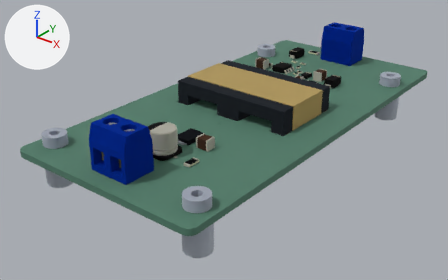
An edit to the glTF model examples/planar-flyback-5w/3d/PS-FLYBACK-5W.glb, drawn before and after from the same camera.
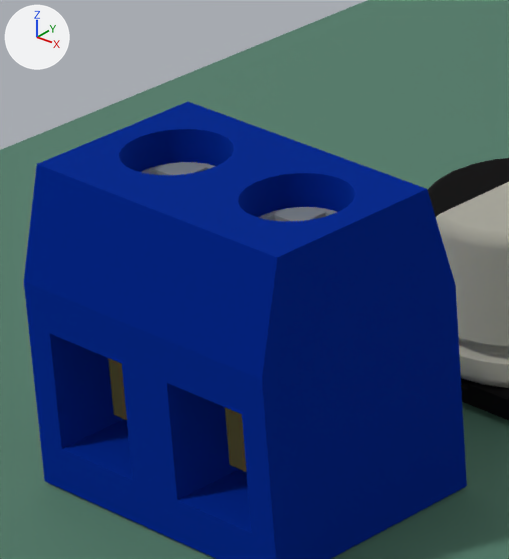
The first picture shows the older version from a 50 mm lens placed at (0.1098, -0.0656, 0.0617), pointed at (0.0219, 0.0443, -0.0064). The close-ups show the older and then the newer version on the part from 19% to 36% of the width and 35% to 65% of the height of that picture. Only the edits that show in the close-ups are written down. The lights are fixed; the arrows at upper left show +X, +Y and +Z. Where no turn or scale is listed for an object, it has been applied to the vertices.

Objects in the first close-up: '=>[0:1:1:47]', '=>[0:1:1:48]', 'contact_1', 'contact_2', 'housing', 'screw_1', 'screw_2'.
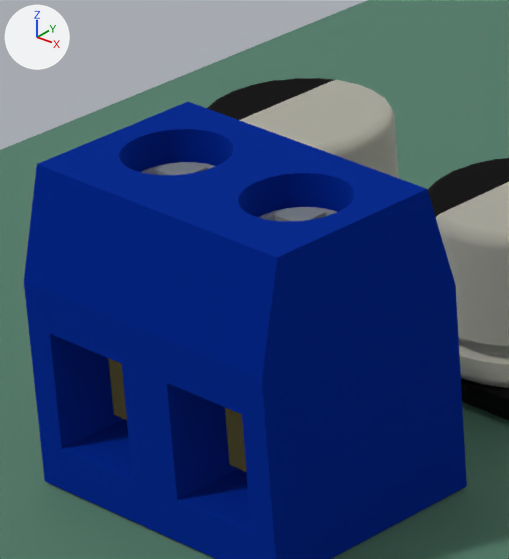
Location of each change, (x1, y1, x2, y2) in pixels of the close-ups (509 x 559 px):
'=>[0:1:1:12].001', now drawn: after (428, 158, 509, 420)
    faces in mat_mat_4 (light grey #d2d1c7): (436, 182, 509, 388)
    faces in mat_mat_5 (black #262525): (428, 158, 509, 420)
'=>[0:1:1:12]', added: after (207, 78, 399, 178)
    faces in mat_mat_4 (light grey #d2d1c7): (240, 80, 399, 178)
    faces in mat_mat_5 (black #262525): (207, 78, 333, 120)

Edits to the bpy script that builds the scene:
```text
Change mat_mat_3:
    mat_mat_3.base_color: (0.119, 0.0593, 0.038) -> (0.0031, 0.0509, 0.477)  # brown #614537 -> blue #0a40b8
Change mat_mat_4:
    mat_mat_4.base_color: (0.778, 0.77, 0.626) -> (0.645, 0.638, 0.572)  # pale yellow #e4e3cf -> light grey #d2d1c7
Change mat_mat_11:
    mat_mat_11.base_color: (0.0031, 0.0509, 0.477) -> (0.0192, 0.0185, 0.0185)  # blue #0a40b8 -> black #262525
Change me_housing:
    where me_housing.from_pydata(...)  # 124 vertices, 244 faces; spans x -0.0075..0.0025, y -0.004..0.0036, z 0.0..0.01
    remove me_housing.materials.append(mat_mat_11)  # blue #0a40b8
    add me_housing.materials.append(mat_mat_3)  # blue #0a40b8
Add me_cp_elec_63x59_1:
    me_cp_elec_63x59_1.from_pydata(...)  # 1007 vertices, 2010 faces; spans x -0.0039..0.0039, y -0.0033..0.0033, z 0.0..0.0059
    # faces by material slot: [1625, 385]
    me_cp_elec_63x59_1.materials.append(mat_mat_4)  # light grey #d2d1c7
    me_cp_elec_63x59_1.materials.append(mat_mat_5)  # black #262525
Add ob_0_1_1_12:
    ob_0_1_1_12 = bpy.data.objects.new('=>[0:1:1:12]', me_cp_elec_63x59_1)
    ob_0_1_1_12.location = (0.016, 0.0185, 0.00161)
```
